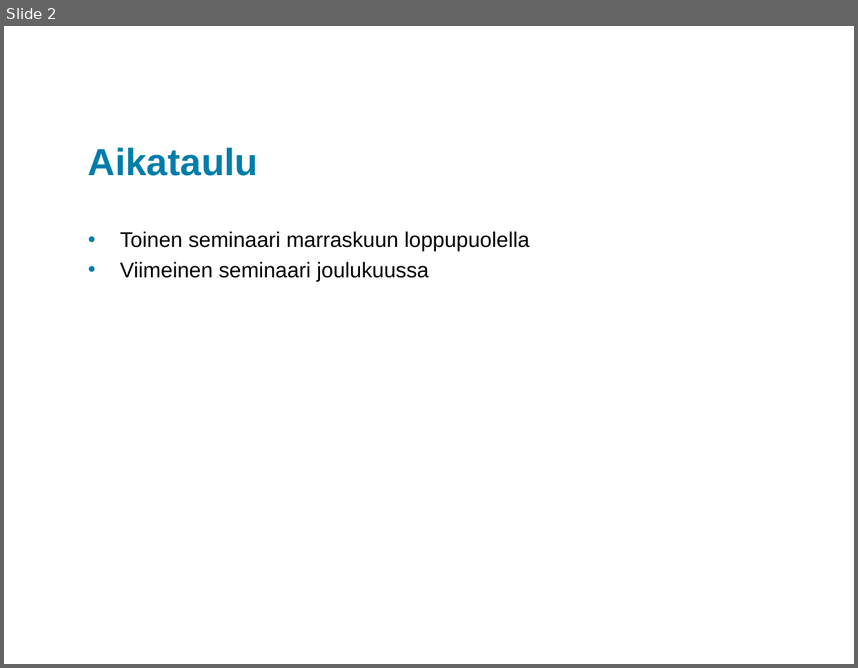
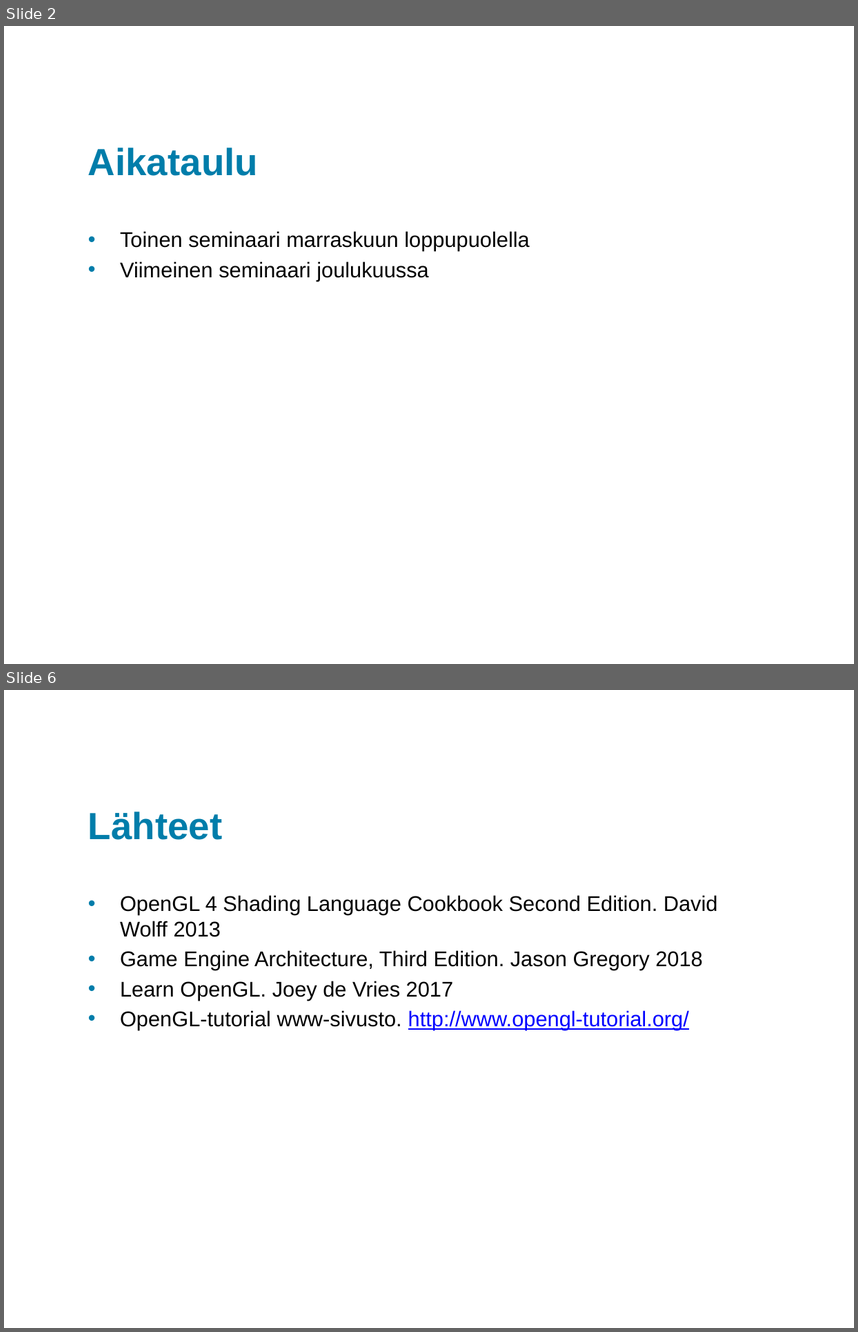
Before and after one commit to king784/GLJRPG, a slide deck: Presentation/GLJRPGSeminaariXAMK.pptx. Shown one above the other, each under a label of ours: slide 2 before the commit, slides 2 and 6 after it; the slides between them are not shown. The pictures are 858x668 and 858x1332 pixels, drawn with LibreOffice and Linux fonts; fonts in the diff are those of the drawing; background and template pictures are left out. Boxes give left, top, right and bottom in pixels: in the first picture for what was removed or moved away, otherwise in the second. Text is boxed around its words. In the diff, an @@ line names an element or a change of style, - is before the commit and + after.

```diff
--- a/Presentation/GLJRPGSeminaariXAMK.pptx
+++ b/Presentation/GLJRPGSeminaariXAMK.pptx
@@ slide 6 added at [4,690,854,1328], background #FFFFFF @@
@@ title added at [88,811,223,840], 32 pt, text #007DAA, bold @@
+Lähteet
@@ text added at [120,895,718,1029], 18 pt, text #000000 @@
+• OpenGL 4 Shading Language Cookbook Second Edition. David Wolff 2013
+• Game Engine Architecture, Third Edition. Jason Gregory 2018
+• Learn OpenGL. Joey de Vries 2017
+• OpenGL-tutorial www-sivusto. http://www.opengl-tutorial.org/
```
Also in this commit, not shown: 1 slide changed, 2 other slides added, 8 slides removed.
